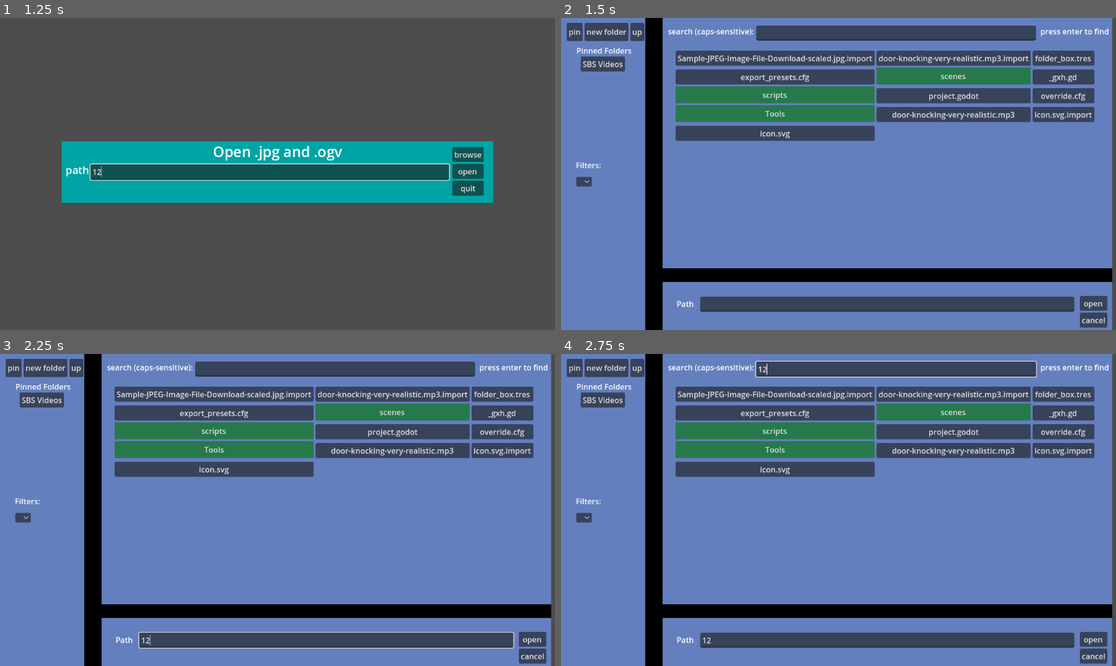
Above: before the commit, frames 1-4 (two rows, left to right).
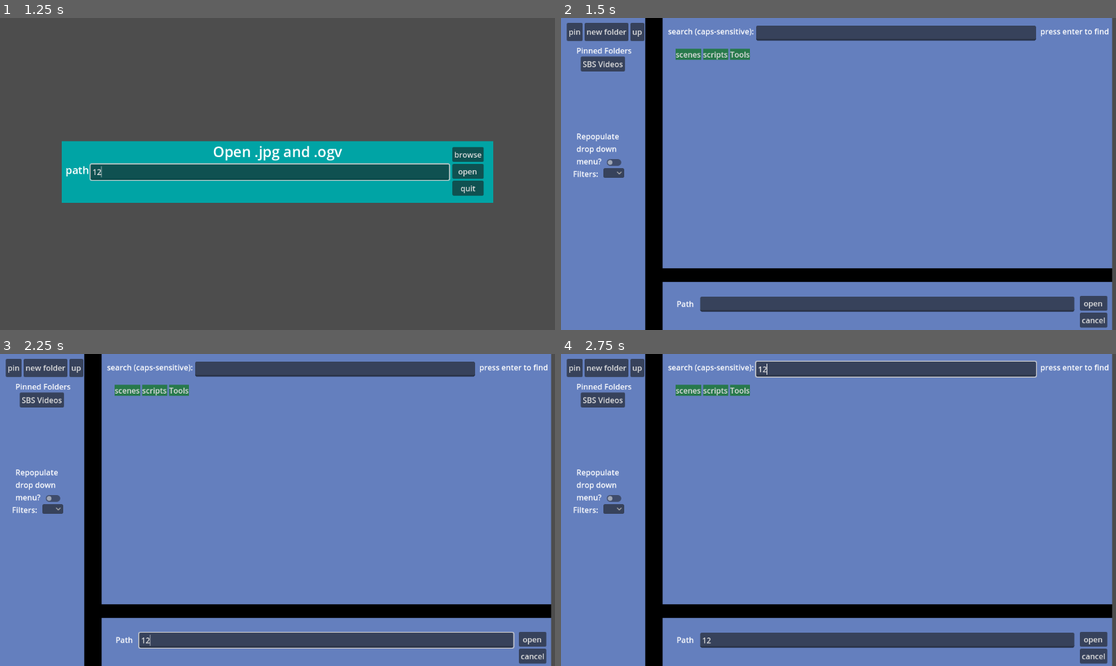
Above: after the commit, the same moments.

Repository: Muhammad-Hazimi-Yusri/COMP3200
Game: Godot game, scene res://scenes/main.tscn
Same seed, same stepped clock (60 frames per second), same inputs: the game is played once before the commit and once after it.
Inputs (mouse positions are in pixels of both pictures, inside the frame that each line leads up to):
- Up to frame 1 (1.25 s): click (271, 170) at 0.52 s; type "12" at 0.6 s
- Up to frame 2 (1.5 s): click "browse" at 1.25 s
- Up to frame 3 (2.25 s): click (327, 641) at 2.02 s; type "12" at 2.1 s
- Up to frame 4 (2.75 s): click (894, 369) at 2.25 s; type "12" at 2.33 s

Frame 1 is identical in both runs. In frame 2, 18% of the frame differs, in the area x 2-97%, y 9-55%; in frame 3, 18%; in frame 4, 18%.

Commit message:
IMAGE FILTER WORKS, v7.exe, video filter OTW

Diff:
--- a/Software_Game/2D file browser and viewer/scenes/file_explorer.tscn
+++ b/Software_Game/2D file browser and viewer/scenes/file_explorer.tscn
@@ -76,7 +76,7 @@
 anchor_left = 0.014
 anchor_top = 0.123037
 anchor_right = 0.139056
-anchor_bottom = 0.428741
+anchor_bottom = 0.357753
 offset_left = -0.128
 offset_top = 0.271999
 offset_right = -0.192017
@@ -287,36 +287,59 @@
 text = "press enter to find"
 metadata/_edit_use_anchors_ = true
 
+[node name="repopulate" type="Label" parent="."]
+layout_mode = 1
+anchors_preset = 4
+anchor_top = 0.5
+anchor_bottom = 0.5
+offset_left = 32.0
+offset_top = -90.0
+offset_right = 121.0
+offset_bottom = -12.0
+grow_vertical = 2
+text = "Repopulate
+drop down
+menu?"
+
+[node name="filter_check" type="CheckButton" parent="."]
+layout_mode = 1
+anchors_preset = 4
+anchor_top = 0.5
+anchor_bottom = 0.5
+offset_left = 88.0
+offset_top = -36.0
+offset_right = 132.0
+offset_bottom = -12.0
+grow_vertical = 2
+
+[node name="filters_label" type="Label" parent="."]
+layout_mode = 1
+anchors_preset = 4
+anchor_top = 0.5
+anchor_bottom = 0.5
+offset_left = 25.0
+offset_top = -12.0
+offset_right = 78.0
+offset_bottom = 14.0
+grow_vertical = 2
+text = "Filters:"
+
 [node name="metadata_filters" type="OptionButton" parent="."]
 layout_mode = 1
-anchors_preset = -1
-anchor_left = 0.0277778
-anchor_top = 0.509259
-anchor_right = 0.09
-anchor_bottom = 0.557
-offset_right = -57.68
-offset_bottom = -10.936
+anchors_preset = 4
+anchor_top = 0.5
+anchor_bottom = 0.5
+offset_left = 88.0
+offset_top = -12.0
+offset_right = 131.0
+offset_bottom = 8.0
+grow_vertical = 2
 item_count = 2
 fit_to_longest_item = false
 popup/item_0/text = "test"
 popup/item_0/id = 0
 popup/item_1/text = "2"
 popup/item_1/id = 1
-metadata/_edit_use_anchors_ = true
-
-[node name="filters_label" type="Label" parent="metadata_filters"]
-layout_mode = 1
-anchors_preset = -1
-anchor_left = 0.0277778
-anchor_top = 0.46142
-anchor_right = 0.0740625
-anchor_bottom = 0.501049
-offset_left = -2.02778
-offset_top = -45.304
-offset_right = 47.5934
-offset_bottom = -20.5326
-text = "Filters:"
-metadata/_edit_use_anchors_ = true
 
 [connection signal="pressed" from="special/pin" to="." method="_on_pin_pressed"]
 [connection signal="pressed" from="special/new_folder" to="." method="_on_new_folder_pressed"]
@@ -327,3 +350,5 @@
 [connection signal="pressed" from="add_folder/addf" to="." method="_on_addf_pressed"]
 [connection signal="pressed" from="add_folder/cancelf" to="." method="_on_cancelf_pressed"]
 [connection signal="text_submitted" from="search_bar" to="." method="_on_search_bar_text_submitted"]
+[connection signal="toggled" from="filter_check" to="." method="_on_filter_check_toggled"]
+[connection signal="item_selected" from="metadata_filters" to="." method="_on_metadata_filters_item_selected"]
--- a/Software_Game/2D file browser and viewer/scripts/file_explorer.gd
+++ b/Software_Game/2D file browser and viewer/scripts/file_explorer.gd
@@ -3,6 +3,9 @@
 @onready var cont = $ScrollContainer/GridContainer
 @onready var pinned = $pinned/pinned_container
 @onready var Npath = $path
+
+# Add this variable to store the selected filter index
+var selected_filter_index = 0
 
 var path:String = ""
 var file:bool = false
@@ -43,17 +46,21 @@
 	Npath.text = path + "/" + file_name
 	file = true
 
-func set_layout(search_text: String =""):
+func set_layout(search_text: String ="", repopulate_dropdown: bool = false):
 	file = false
 	Npath.text = path
 	for i in cont.get_children(): i.queue_free()
 
-	var dir=DirAccess.open(path)
+	var dir = DirAccess.open(path)
 	dir.list_dir_begin()
 	var file_name = dir.get_next()
 
+	# Get the selected filter option
+	var selected_filter = $metadata_filters.get_item_text(selected_filter_index)
+	print_debug("Selected filter is:"+selected_filter)
+
 	while file_name != "":
-		if search_text == "" or file_name.contains(search_text): #caps sensitive
+		if search_text == "" or file_name.contains(search_text):
 			if dir.current_is_dir():
 				var nBut = Button.new()
 				nBut.text = file_name
@@ -61,64 +68,94 @@
 				nBut.pressed.connect(open_folder.bind(file_name))
 				nBut.add_theme_stylebox_override("normal", load("res://folder_box.tres"))
 			else:
-				var file_container = VBoxContainer.new()
-				cont.add_child(file_container)
-
-				var texture_rect = TextureRect.new()
-				file_container.add_child(texture_rect)
-
-				if file_name.get_extension() in limited:
-
-					if file_name.get_extension() == "jpg" or file_name.get_extension() == "png":
-
-
-						# Image file handling
-						var image_texture = ImageTexture.create_from_image(Image.load_from_file(path + "/" + file_name))
-						image_texture.set_size_override(Vector2i(128, 128))
-						texture_rect.texture = image_texture
-
-						# metadata filters dropdown
-						var image_metadata_counts = read_metadata_analysis(path + "/" + "image_output_json_analysis.txt")
-						populate_dropdown_with_filters(image_metadata_counts, $metadata_filters)
-
-					elif file_name.get_extension() == "ogv":
-
-						# metadata filters dropdown
-						var video_metadata_counts = read_metadata_analysis(path + "/" + "video_output_json_analysis.txt")
-						populate_dropdown_with_filters(video_metadata_counts, $metadata_filters)
-
-						# Video file handling
-						#print_debug("Video is here")
-						var hidden_screen = TextureRect.new()
-						cont.add_child(hidden_screen)
-
-						var video_player = VideoStreamPlayer.new()
-						hidden_screen.add_child(video_player)
-						hidden_screen.hide()
-						video_player.stream = load(path + "/" + file_name)
-						video_player.play()
-
-						# commented as unfinished thumbnail loading causes crash when up button pressed for some reason
-						#await get_tree().create_timer(0.001).timeout  # Wait for the first frame to be rendered
-
-						print_debug(str(video_player))
-						var thumbnail = video_player.get_video_texture().get_image()
-						var thumbnail_texture = ImageTexture.create_from_image(thumbnail)
-						thumbnail_texture.set_size_override(Vector2i(128, 128))
-						texture_rect.texture = thumbnail_texture
-
-						video_player.queue_free()
-
-				var nBut = Button.new()
-				nBut.text = file_name
-				file_container.add_child(nBut)
-				nBut.pressed.connect(open_file.bind(file_name))
-
-				if limited.size() > 0:
-					if !file_name.get_extension() in limited:
-						file_container.queue_free()
+				var file_extension = file_name.get_extension()
+				if file_extension in limited:
+					var file_json = path + "/" + file_name.get_basename() + "_prediction.json"
+					print_debug(file_json)
+					#FileAccess.file_exists(file_json):
+					var predictions = read_metadata_file(file_json)
+					if selected_filter == "no filter" or selected_filter in predictions.keys():
+						print_debug("displaying files")
+						display_file(file_name, file_extension, cont)
+					else:
+						print_debug(predictions.keys())
 
 		file_name = dir.get_next()
+
+	# Update dropdown with filters
+	var metadata_counts = {}
+	if repopulate_dropdown == true:
+		for file in dir.get_files():
+			if file.ends_with("_analysis.txt"):
+				var file_metadata_counts = read_metadata_analysis(path + "/" + file)
+				for label in file_metadata_counts.keys():
+					if label in metadata_counts:
+						metadata_counts[label] += file_metadata_counts[label]
+					else:
+						metadata_counts[label] = file_metadata_counts[label]
+
+	if repopulate_dropdown == true:
+		repopulate_dropdown = false
+		populate_dropdown_with_filters(metadata_counts, $metadata_filters)
+
+
+func display_file(file_name, file_extension, parent_container):
+	var file_container = VBoxContainer.new()
+	parent_container.add_child(file_container)
+
+	var texture_rect = TextureRect.new()
+	file_container.add_child(texture_rect)
+
+	if file_extension == "jpg" or file_extension == "png":
+		var image_texture = ImageTexture.create_from_image(Image.load_from_file(path + "/" + file_name))
+		image_texture.set_size_override(Vector2i(128, 128))
+		texture_rect.texture = image_texture
+
+	elif file_extension == "ogv":
+		var hidden_screen = TextureRect.new()
+		parent_container.add_child(hidden_screen)
+
+		var video_player = VideoStreamPlayer.new()
+		hidden_screen.add_child(video_player)
+		hidden_screen.hide()
+		video_player.stream = load(path + "/" + file_name)
+		video_player.play()
+
+		await get_tree().create_timer(0.001).timeout  # Wait for the first frame to be rendered
+
+		var thumbnail = video_player.get_video_texture().get_image()
+		var thumbnail_texture = ImageTexture.create_from_image(thumbnail)
+		thumbnail_texture.set_size_override(Vector2i(128, 128))
+		texture_rect.texture = thumbnail_texture
+
+		video_player.queue_free()
+
+	var nBut = Button.new()
+	nBut.text = file_name
+	file_container.add_child(nBut)
+	nBut.pressed.connect(open_file.bind(file_name))
+
+
+func read_metadata_file(file_path: String) -> Dictionary:
+	var predictions = {}
+
+	var file = FileAccess.open(file_path, FileAccess.READ)
+	if file == null:
+		push_error("Failed to open .json file: " + file_path)
+		return predictions
+
+	var json_string = file.get_as_text()
+	var data_json = JSON.parse_string(json_string)
+	file.close()
+
+	if "predictions" in data_json:
+		for prediction in data_json["predictions"]:
+			predictions[prediction["label"]] = prediction["probability"]
+	else:
+		push_error("No 'predictions' key found in JSON file: " + file_path)
+	#print_debug("Predictions is: " + str(predictions))
+
+	return predictions
 
 
 func read_metadata_analysis(file_path: String) -> Dictionary:
@@ -150,6 +187,7 @@
 
 
 func populate_dropdown_with_filters(metadata_counts: Dictionary, dropdown: OptionButton):
+	print_debug("Populating dropdown")
 	# Clear existing options
 	dropdown.clear()
 
@@ -159,13 +197,13 @@
 
 	# Add filter options to the dropdown menu
 	for label in metadata_counts.keys():
-		dropdown.add_item(label + " [" + str(metadata_counts[label]) + "]")
+		dropdown.add_item(label)
 
 func _on_up_pressed(): # for some reason it crashes when videos dir/thumbnails not finished loading all
 	if file: path = path.get_base_dir()
 	path = path.get_base_dir()
 	$metadata_filters.clear()
-	set_layout()
+	set_layout("", true)
 
 func _on_path_text_submitted(new_text:String):
 	if new_text.is_absolute_path():
@@ -209,3 +247,13 @@
 
 func _on_search_bar_text_submitted(new_text): # used submitted instead of changed due to perfomances issue from reloading thumbnails (typing too slow)
 	set_layout(new_text)
+
+
+func _on_metadata_filters_item_selected(index):
+	selected_filter_index = index
+	set_layout("", false)
+
+
+func _on_filter_check_toggled(button_pressed):
+	print_debug("filter check button is:" + str(button_pressed))
+	set_layout("", true)
Not shown, changed: Software_Game/2D file browser and viewer/export_presets.cfg
Not shown, added: Software_Game/2D file browser and viewer/2d File Browser And Viewer v7.console.exe
Not shown, added: Software_Game/2D file browser and viewer/2d File Browser And Viewer v7.exe
Not shown, added: Software_Game/2D file browser and viewer/2d File Browser And Viewer v7.pck
Not shown, changed: Software_Game/Logbook.docx
Not shown, removed: Software_Processing/Combined-pipeline/Samples-testing-8-march/output/output_json_analysis.txt
